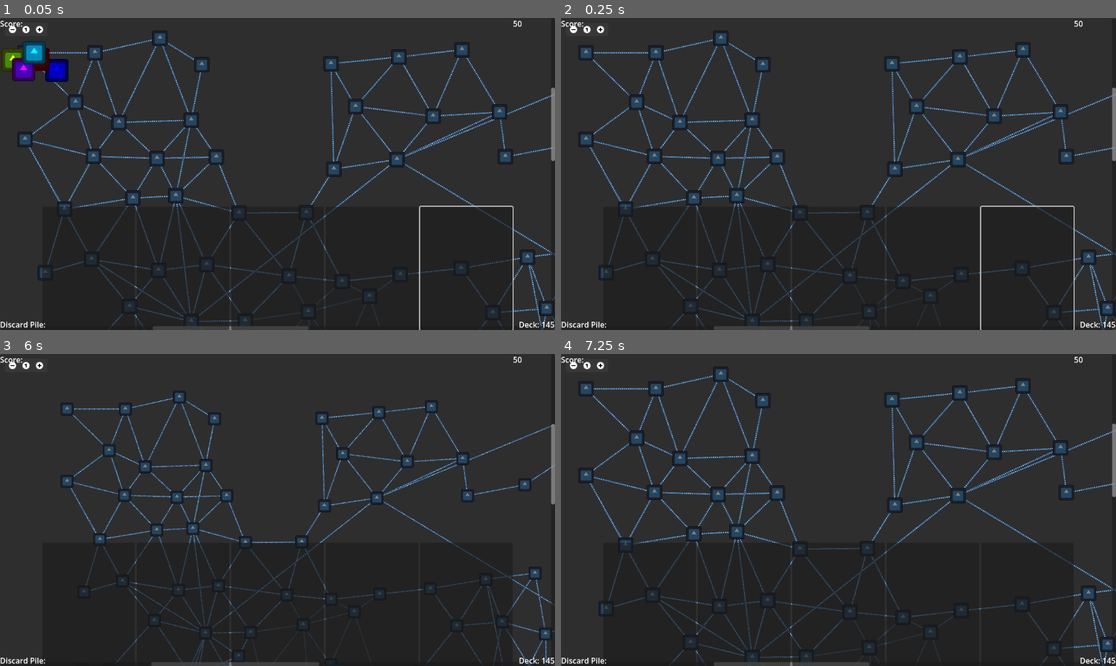
Above: before the commit, frames 1-4 (two rows, left to right).
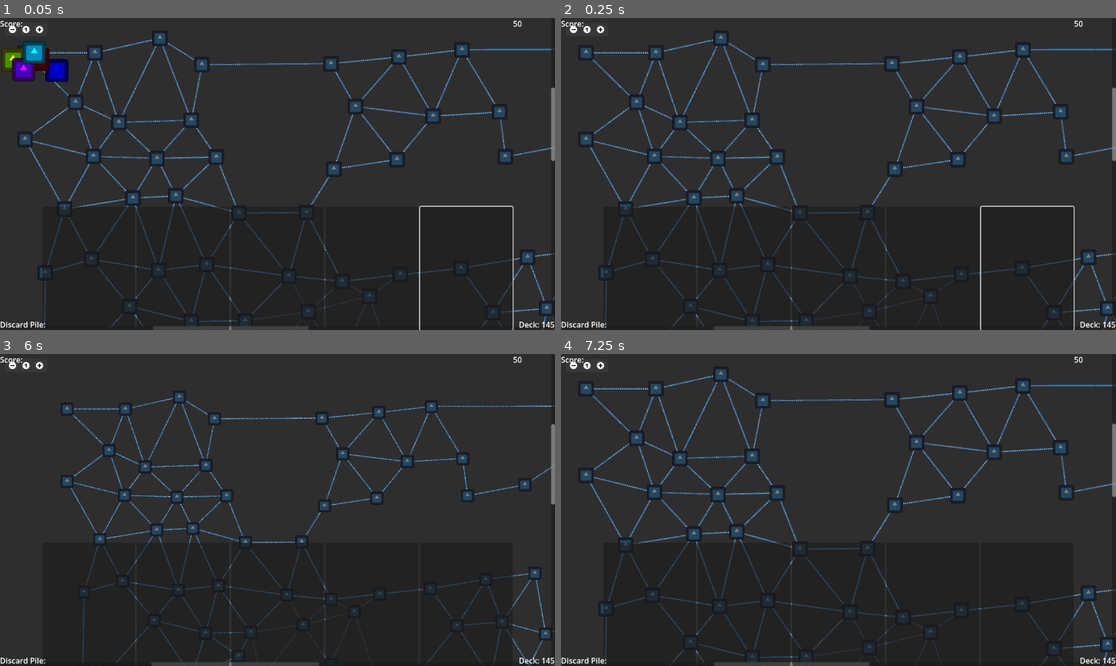
Above: after the commit, the same moments.

Repository: CrankyCranton/gwj-90
Game: Godot game, scene res://game/ui/game_window/game_window.tscn
The game is run twice, just before and just after one commit, with the same random seed, the same clock (stepped at 60 frames per second) and the same inputs. This scene is started directly instead of the project's main scene. The engine's default icon, where the game draws it, is replaced by a stand-in: a white triangle on a blue panel in a dark square.
Inputs (mouse positions are in pixels of both pictures, inside the frame that each line leads up to):
- Up to frame 1 (0.05 s): no input
- Up to frame 2 (0.25 s): no input
- Up to frame 3 (6 s): click (11, 366) at 0.5 s; click (38, 366) at 1.25 s; click (88, 603) at 2 s; click (183, 603) at 2.77 s; click (277, 603) at 3.52 s; click (371, 603) at 4.27 s; click (466, 603) at 5.02 s; click (11, 366) at 5.75 s
- Up to frame 4 (7.25 s): click (599, 366) at 6.5 s

The runs differ from the first frame. In frame 1, 2.1% of the frame differs, in the area x 5-100%, y 6-100%; in frame 2, 2.1%; in frame 3, 1.7%; in frame 4, 2.1%.

Commit message:
(Re)fix connecting location stragglers

Diff:
--- a/map/map.gd
+++ b/map/map.gd
@@ -71,6 +71,7 @@
 func generate_connections() -> void:
 	var predecessors: Array[Location] = []
 	var sorted_locations := get_tree().get_nodes_in_group(&"locations")
+	sorted_locations.sort_custom(sort_locations)
 	for location: Location in sorted_locations:
 		var nearest_loc: Location = null
 		var nearest_dist := INF
@@ -90,6 +91,12 @@
 			create_connection(location, nearest_loc)
 
 		predecessors.append(location)
+
+
+func sort_locations(a: Location, b: Location) -> bool:
+	if absf(b.position_offset.y - a.position_offset.y) <= tile_set.tile_size.y - (random_offset * get_aprox_cell_size()):
+		return a.position_offset.x < b.position_offset.x
+	return a.position_offset.y < b.position_offset.y
 
 
 func create_connection(a: Location, b: Location) -> void:
